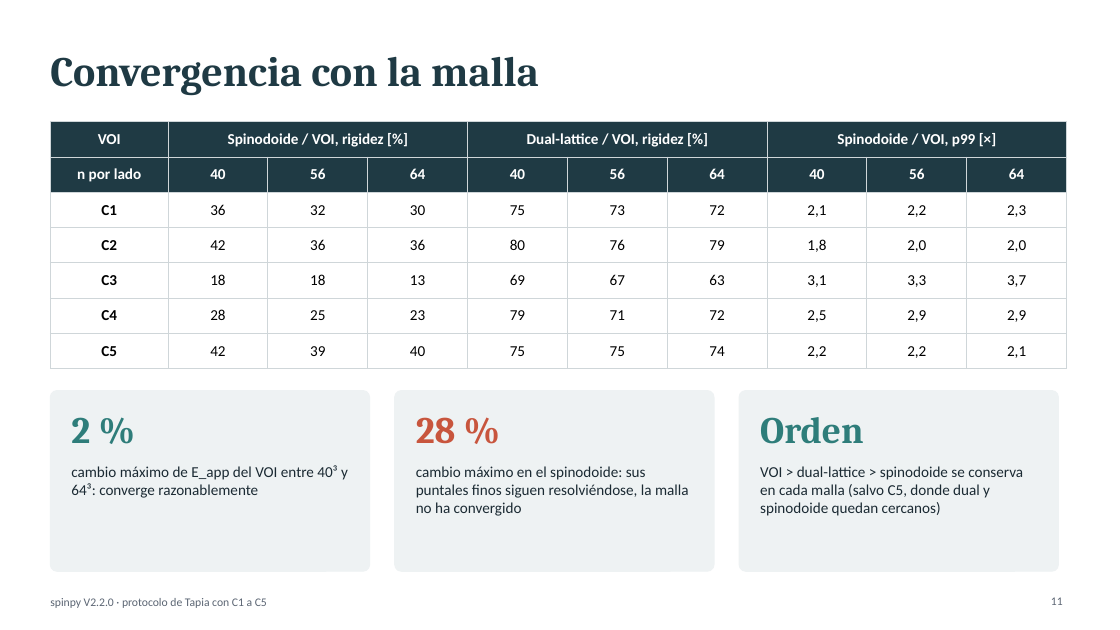
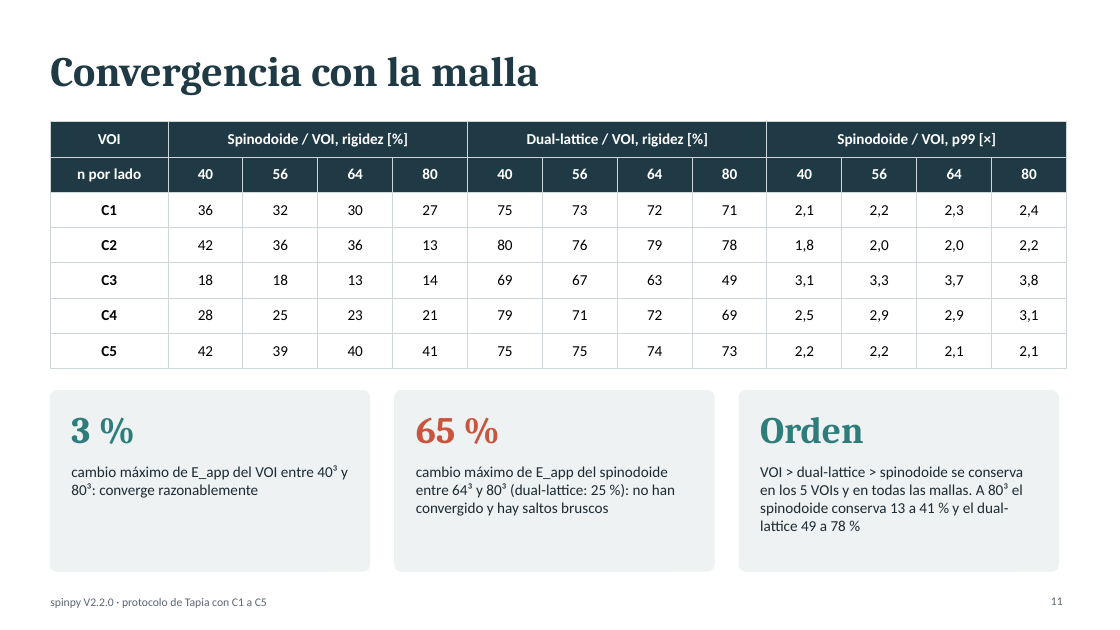
Before and after one commit to cgt1989/spinpy, a slide deck: slide 11 of comparativa_motores/tapia_c1_c5/Tapia_C1_C5.pptx. Drawn at 1120x630 pixels with LibreOffice and Linux fonts; fonts in the diff are those of the drawing. Boxes give left, top, right and bottom in pixels: in the first picture for what was removed or moved away, otherwise in the second. Text is boxed around its words. In the diff, an @@ line names an element or a change of style, - is before the commit and + after.

```diff
--- a/comparativa_motores/tapia_c1_c5/Tapia_C1_C5.pptx
+++ b/comparativa_motores/tapia_c1_c5/Tapia_C1_C5.pptx
@@ table at <box>50,122,1065,362</box> @@
+column 5:  | 80 | 27 | 13 | 14 | 21 | 41
+column 9:  | 80 | 71 | 78 | 49 | 69 | 73
+column 13:  | 80 | 2,4 | 2,2 | 3,8 | 3,1 | 2,1
@@ text at <box>71,417,90,444</box>: text changed @@
-2 %
+3 %
@@ text at <box>416,417,456,444</box>: text changed @@
-28 %
+65 %
@@ text at <box>71,465,348,498</box>: text changed @@
-cambio máximo de E_app del VOI entre 40³ y 64³: converge razonablemente
+cambio máximo de E_app del VOI entre 40³ y 80³: converge razonablemente
@@ text at <box>416,466,675,516</box>: text changed @@
-cambio máximo en el spinodoide: sus puntales finos siguen resolviéndose, la malla no ha convergido
+cambio máximo de E_app del spinodoide entre 64³ y 80³ (dual-lattice: 25 %): no han convergido y hay saltos bruscos
@@ text at <box>760,466,1023,531</box>: text changed @@
-VOI > dual-lattice > spinodoide se conserva en cada malla (salvo C5, donde dual y spinodoide quedan cercanos)
+VOI > dual-lattice > spinodoide se conserva en los 5 VOIs y en todas las mallas. A 80³ el spinodoide conserva 13 a 41 % y el dual-lattice 49 a 78 %
```
Also in this commit, not shown: 2 other files.
